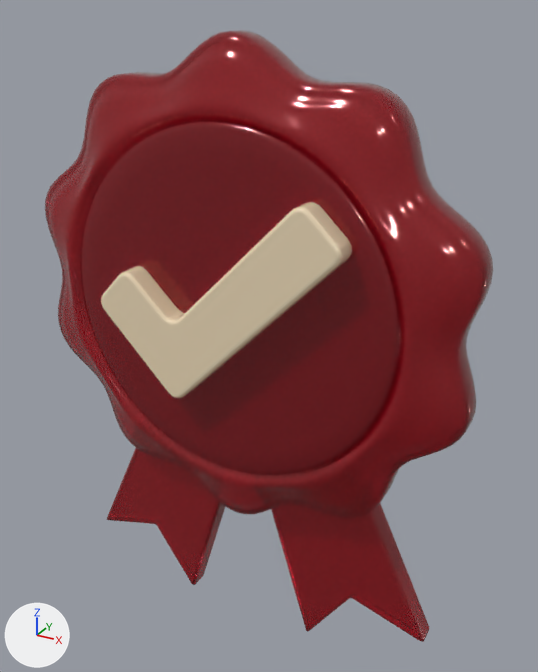
Two versions of the glTF model deploycli/awsicons/models/aws/iam.glb, one commit apart.
Rendered twice from a 50 mm lens placed at (1.47, -2.46, 1.34), pointed at (0.09, 0.04, 0.09). Every picture has the same lights, and +X, +Y and +Z are marked at lower left. The older version comes first.

Script lines for the objects in view, before the commit:
```python
ob_inset_ruby_face = bpy.data.objects.new('Inset ruby face', me_inset_ruby_face)
ob_inset_ruby_face.location = (0.0, 0.0, 0.0)
ob_left_ribbon_tail = bpy.data.objects.new('Left ribbon tail', me_left_ribbon_tail)
ob_left_ribbon_tail.location = (0.0, 0.0, 0.0)
ob_raised_ivory_check = bpy.data.objects.new('Raised ivory check', me_raised_ivory_check)
ob_raised_ivory_check.location = (0.0, 0.0, 0.0)
ob_right_ribbon_tail = bpy.data.objects.new('Right ribbon tail', me_right_ribbon_tail)
ob_right_ribbon_tail.location = (0.0, 0.0, 0.0)
ob_scalloped_ruby_seal = bpy.data.objects.new('Scalloped ruby seal', me_scalloped_ruby_seal)
ob_scalloped_ruby_seal.location = (0.0, 0.0, 0.0)
```
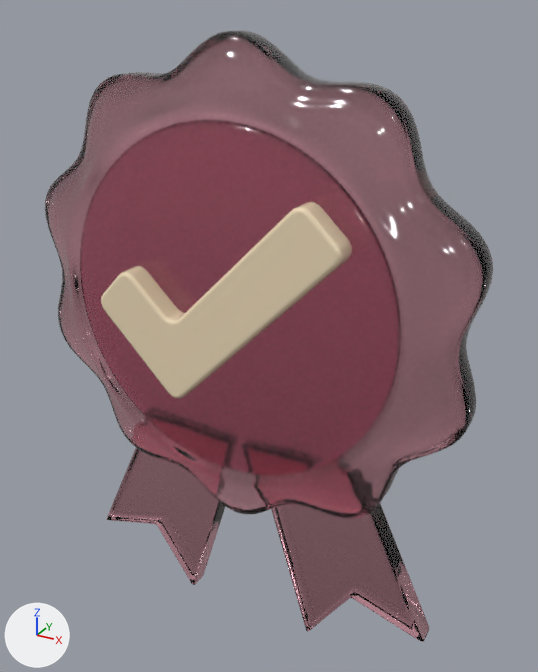
Location of each change, [x1, y1, x2, y2] in pixels of the pictures (538 x 672 px):
'Scalloped ruby seal', recoloured, surface changed
    both: [45, 30, 493, 518]
'Inset ruby face', recoloured, surface changed
    both: [80, 120, 401, 475]
'Right ribbon tail', recoloured, surface changed
    both: [271, 503, 429, 642]
'Left ribbon tail', recoloured, surface changed
    both: [107, 448, 225, 585]

Patch to the scene script:
```diff
--- a/deploycli/awsicons/models/aws/iam.glb.py
+++ b/deploycli/awsicons/models/aws/iam.glb.py
@@ mat_ruby_glass @@
 mat_ruby_glass = principled_material('Ruby glass')
-mat_ruby_glass.base_color = (0.63, 0.007, 0.022)  # red #d01429
+mat_ruby_glass.base_color = (0.98, 0.48, 0.57)  # pink #fdb8c7
 mat_ruby_glass.metallic = 0.12
@@ mat_ruby_glass @@
 mat_ruby_glass.ior = 1.49
-mat_ruby_glass.transmission_weight = 0.72
+mat_ruby_glass.transmission_weight = 1.0
 mat_ruby_glass.coat_weight = 0.36
@@ mat_garnet_glass_face @@
 mat_garnet_glass_face = principled_material('Garnet glass face')
-mat_garnet_glass_face.base_color = (0.39, 0.004, 0.015)  # red #a80d21
+mat_garnet_glass_face.base_color = (0.86, 0.39, 0.51)  # pink #efa8bd
 mat_garnet_glass_face.metallic = 0.12
@@ mat_garnet_glass_face @@
 mat_garnet_glass_face.ior = 1.49
-mat_garnet_glass_face.transmission_weight = 0.53
+mat_garnet_glass_face.transmission_weight = 1.0
 mat_garnet_glass_face.coat_weight = 0.36
```
